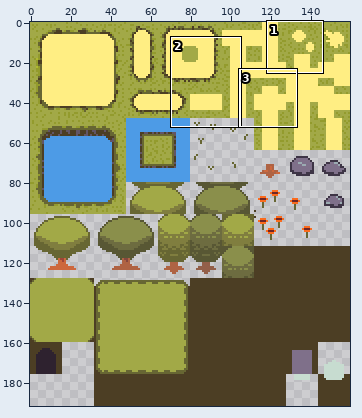
Pixel-art file -- Assets/Act1/TileMaps/ForestTileSetAct1.aseprite. Above, an overview of the earlier version with the close-up marked.
Close-up. The starting point:
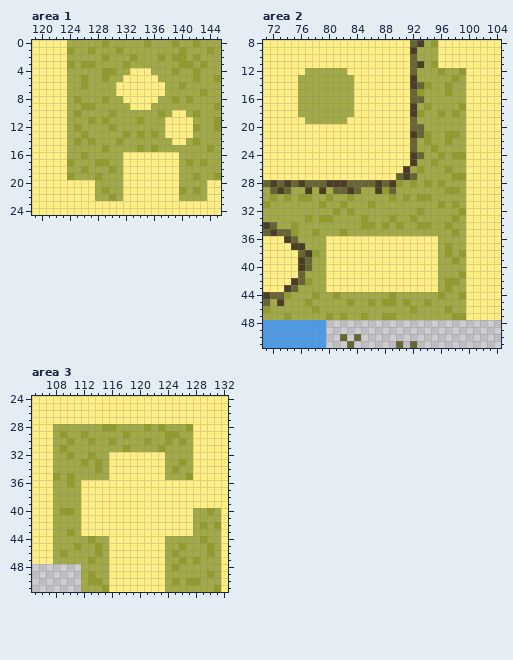
160x192 pixels, 1 frame. Shown: area 1: x 119..145, y 0..24; area 2: x 71..104, y 8..51; area 3: x 105..132, y 24..51. The commit also changed other parts of the picture, which this record leaves out.
Now the later version:
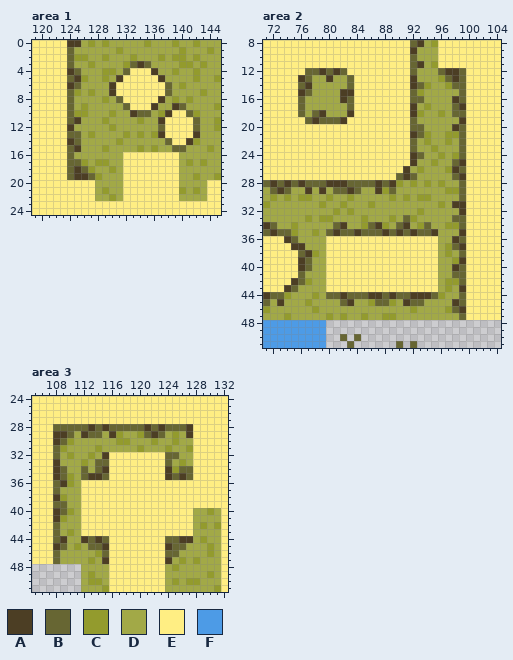
Palette (. is transparent): A #4c3e24  B #676633  C #939b2d  D #a2a947  E #ffee83  F #4d9be6
Diff:
Area 1, layer "Layer 1":
y 0: x 124..125 DD -> AA; x 127 D -> C
y 1: x 124 C -> B; x 127 C -> D
y 2: x 124..126 DDD -> BCC
y 3: x 124 C -> B; x 126 C -> D; x 133..135 DDD -> BAB
y 4: x 124..125 DD -> AB; x 132 D -> B; x 136 D -> A
y 5: x 124..125 DD -> BA; x 131 D -> A; x 137 D -> A
y 6: x 124..126 DDC -> ABD; x 130 D -> A; x 138 D -> B
y 7: x 124..125 DD -> BC; x 127 D -> C; x 130 D -> A; x 138 D -> B
y 8: x 124..125 DC -> BD; x 131 D -> B; x 137 D -> A
y 9: x 124 D -> B; x 127 C -> D; x 132 D -> B; x 136 D -> A; x 139..140 DD -> AB
y 10: x 124 D -> B; x 126 D -> C; x 133..135 DDD -> ABB; x 138 D -> A; x 141 D -> B
y 11: x 124..125 DD -> BA; x 127 C -> D; x 137 D -> A; x 142 D -> B
y 12: x 124..125 DC -> AD; x 137 D -> B; x 142 C -> B
y 13: x 124..127 DDCD -> BBDC; x 137 D -> A; x 142 D -> A
y 14: x 124..125 DC -> AB; x 127 C -> D; x 138 D -> B; x 141 D -> A
y 15: x 124..125 DD -> BA; x 139..140 DD -> BB
y 16: x 124 D -> B; x 126 C -> D
y 17: x 124..126 CDD -> BBC
y 18: x 124..127 DDCD -> BABC
y 19: x 124..127 CDDD -> BAAB
Area 2, layer "Layer 1":
y 12: x 77..82 DDDDDD -> BBABAB; x 96..99 CDDC -> BAAB
y 13: x 76..77 DD -> AB; x 80 D -> A; x 83 D -> B; x 96..99 DDCD -> CBAB
y 14: x 76..77 DD -> BA; x 83 D -> B; x 98..99 DD -> BB
y 15: x 76..77 DD -> AB; x 82..83 DD -> AA; x 97 C -> D; x 99 D -> B
y 16: x 76 D -> B; x 82..83 DD -> AB; x 98..99 DD -> AB
y 17: x 76 D -> B; x 83 D -> B; x 98..99 DC -> BA
y 18: x 76 D -> B; x 78..79 DD -> BA; x 83 D -> A; x 98..99 CD -> BB
y 19: x 77..82 DDDDDD -> BABBBA; x 99 D -> A
y 20: x 98..99 DD -> AB
y 21..23: x 99 D -> B
y 24: x 99 C -> B
y 25: x 98..99 DD -> BA
y 26: x 98..99 DD -> AB
y 27: x 98..99 CC -> BA
y 28..30: x 99 D -> B
y 31: x 98..99 CD -> AA
y 32: x 99 C -> A
y 33: x 91 D -> B; x 98..99 CD -> BB
y 34: x 81..82 DD -> BA; x 86..87 CD -> BA; x 90..91 CD -> BA; x 94 C -> B; x 98..99 DD -> CB
y 35: x 80..95 DDCDDDDDDDDDDDDD -> BABBABBBABABABBA; x 98..99 CD -> DA
y 36: x 98..99 DD -> AB
y 37: x 98..99 DD -> BA
y 38: x 99 C -> B
y 39: x 99 D -> A
y 40: x 98..99 DD -> AB
y 41: x 98..99 DC -> BB
y 42: x 99 D -> B
y 43: x 99 D -> A
y 44: x 80..95 DCDDDDDDDCDDDDDD -> BBABBBAABABBAAAB; x 99 C -> B
y 45: x 82..83 DC -> BA; x 87..88 DC -> BB; x 91..94 CDDC -> ABBD; x 98..99 DD -> AB
y 46: x 98..99 DD -> BA
y 47: x 98..99 CC -> DB
Area 3, layer "Layer 1":
y 28: x 108..127 DDDDDDDCCDDDDCDCDDDC -> BBBBBABABBBBBABABBBA
y 29: x 108..110 DCD -> AAB; x 112..114 CDD -> ABB; x 116..118 DDC -> ACD; x 120..124 DDDDC -> CBABD; x 127 D -> A
y 30: x 108..109 DD -> AB; x 113 C -> D; x 116..118 CDD -> DCC; x 121..122 CD -> DC; x 124..126 CDC -> DCD
y 31: x 108 D -> B; x 114 D -> C; x 118 C -> D; x 120 D -> C; x 123..124 CD -> DC; x 127 D -> C
y 32: x 108 D -> B; x 115 D -> A; x 124..125 DD -> BB
y 33: x 108 D -> A; x 114..115 CD -> BB; x 124 D -> B
y 34: x 108..109 DD -> AB; x 112 D -> B; x 114..115 CD -> BA; x 124 D -> A; x 126..127 DD -> BB
y 35: x 108..109 CD -> AB; x 112..115 DDDD -> BAAB; x 124..127 DDDC -> ABAB
y 36: x 108..109 DD -> BA
y 37: x 108 D -> B
y 38: x 108..109 DD -> AC
y 39: x 108..109 DD -> BB
y 40: x 108..109 DC -> AB
y 41: x 108..109 DD -> AC
y 42..43: x 108 D -> B
y 44: x 108..109 DD -> BA; x 112..115 DCDD -> ABAB; x 124..127 DDDD -> BBAA
y 45: x 108..109 DD -> AB; x 113..115 DCD -> BBA; x 124..126 DDC -> ABB
y 46: x 108..109 DC -> BD; x 115 D -> B; x 124..125 DC -> BB
y 47: x 108 D -> B; x 115 D -> A; x 124 D -> A
Pixel boxes of the changes (left, top, right, bottom) in both close-ups:
changed: (67, 40, 200, 180)
changed: (298, 68, 466, 320)
changed: (53, 424, 193, 564)
